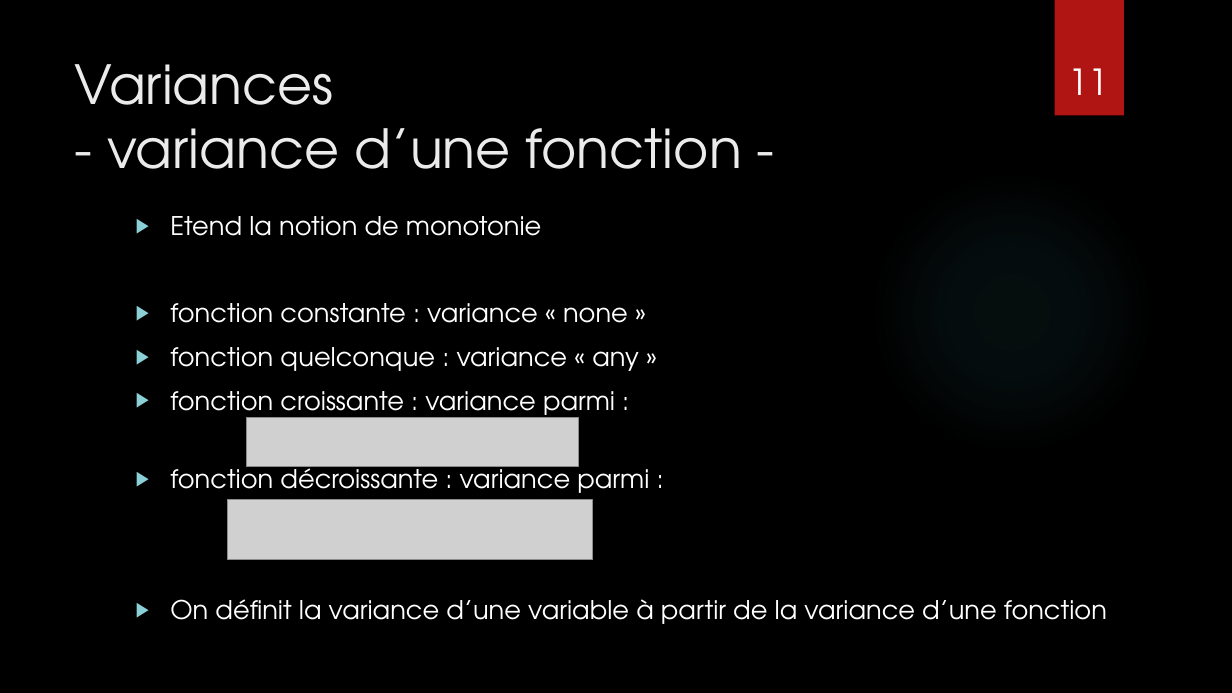
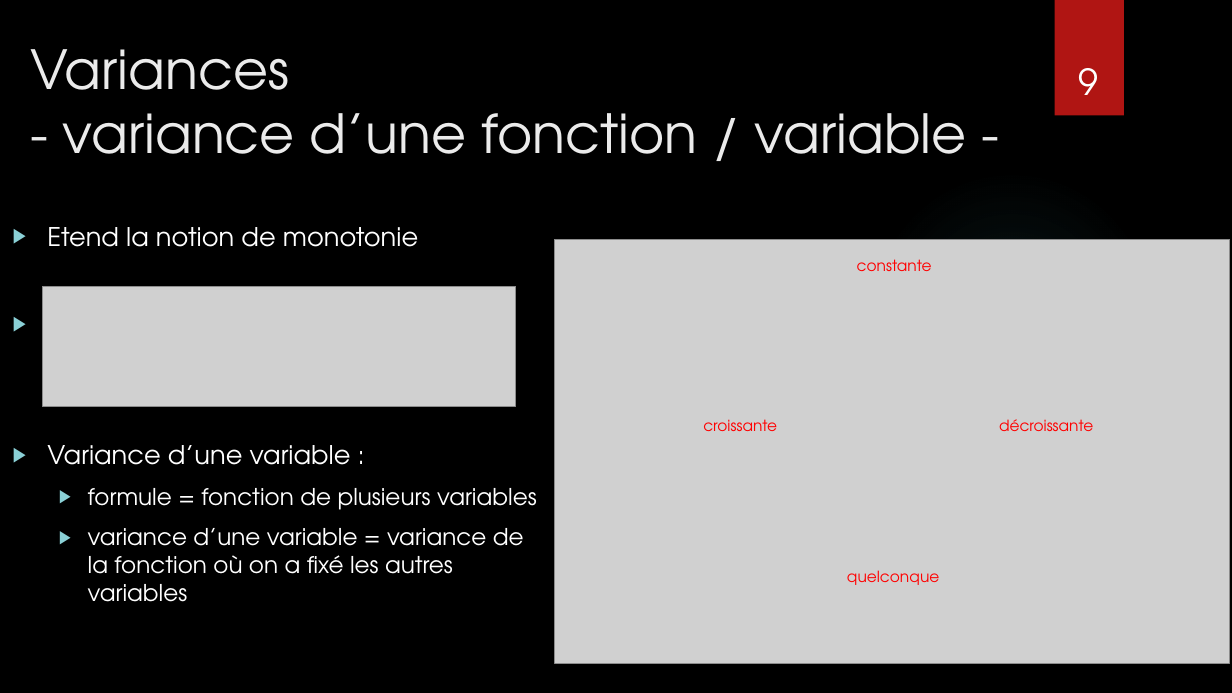
Before and after one commit to CamilleBonnin/TER-S3-Typing-the-higher-order-polyadic-mu-calculus, a slide deck: slide 9 of Presentation/TER_M2_presentation.pptx (slide 11 before the commit). Drawn at 1232x693 pixels with LibreOffice and Linux fonts; fonts in the diff are those of the drawing; grey boxes stand for pictures; background and template pictures are left out. Boxes give left, top, right and bottom in pixels: in the first picture for what was removed or moved away, otherwise in the second. Text is boxed around its words. In the diff, an @@ line names an element or a change of style, - is before the commit and + after.

```diff
--- a/Presentation/TER_M2_presentation.pptx
+++ b/Presentation/TER_M2_presentation.pptx
@@ title at bbox=[30, 49, 967, 154]: text changed @@
-Variances
-- variance d’une fonction -
+Variances
+- variance d’une fonction / variable -
@@ page number at bbox=[1078, 68, 1098, 95]: text changed @@
-11
+9
@@ text "Etend la notion de monotonie": place and size @@
-text "Etend la notion de monotonie" at bbox=[170, 216, 1107, 624]
+text "Etend la notion de monotonie" at bbox=[47, 227, 537, 602]
@@ picture added at bbox=[43, 287, 517, 407] @@
@@ picture removed at bbox=[247, 418, 579, 467] @@
@@ text at bbox=[47, 445, 537, 602]: text changed; size 20 to 18 pt @@
-▶ fonction constante : variance « none »
-▶ fonction quelconque : variance « any »
-▶ fonction croissante : variance parmi :
-▶ fonction décroissante : variance parmi :
-▶ On définit la variance d’une variable à partir de la variance d’une fonction
+▶ Variance d’une variable :
+  ▶ formule = fonction de plusieurs variables
+  ▶ variance d’une variable = variance de la fonction où on a fixé les autres variables
@@ picture removed at bbox=[227, 500, 592, 560] @@
@@ group added at bbox=[555, 239, 1229, 664]: 4 texts, 1 picture @@
+constante
+croissante
+décroissante
+quelconque
```
Also in this commit, not shown: 9 other slides changed, 9 slides added, 12 slides removed, 4 other files.
